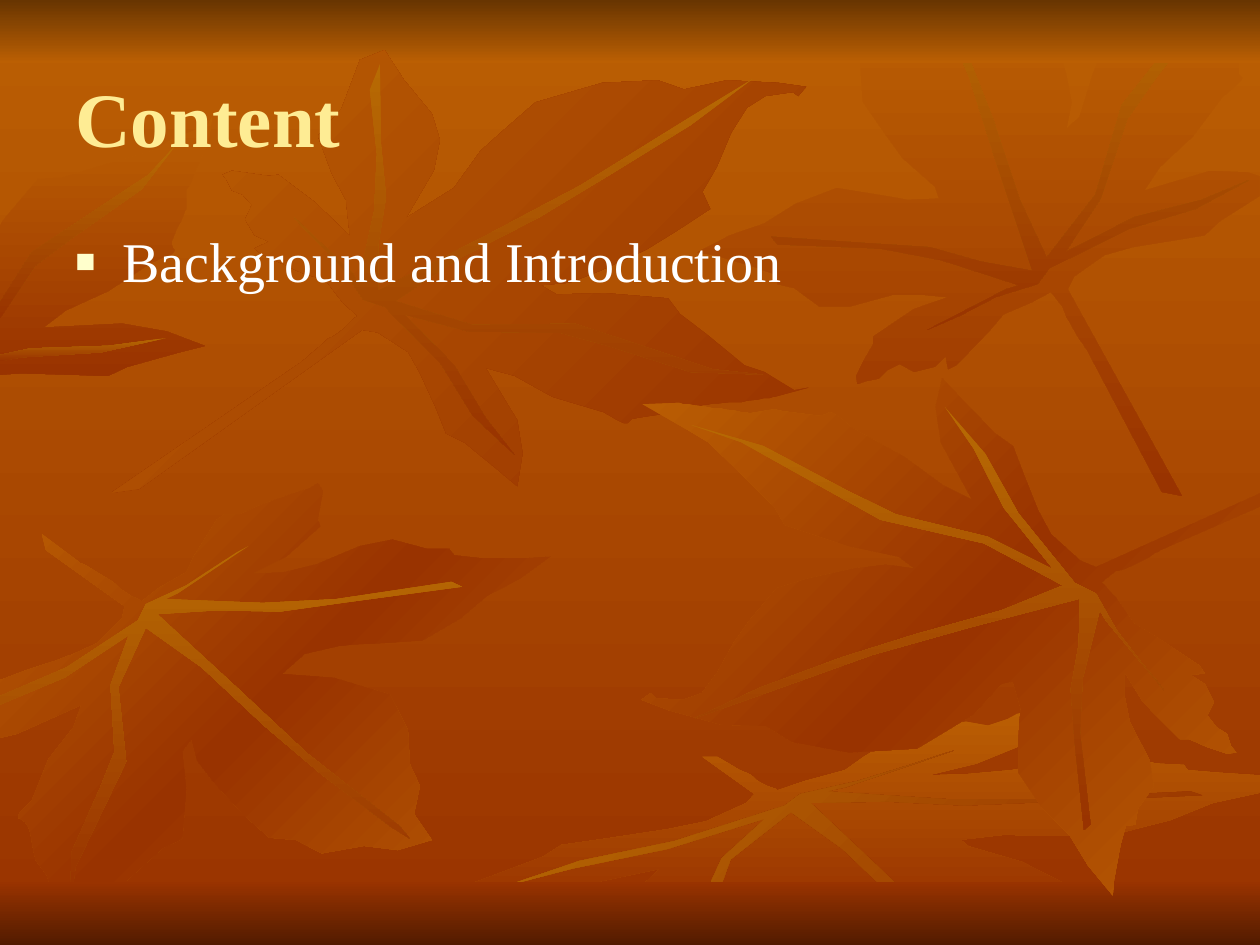
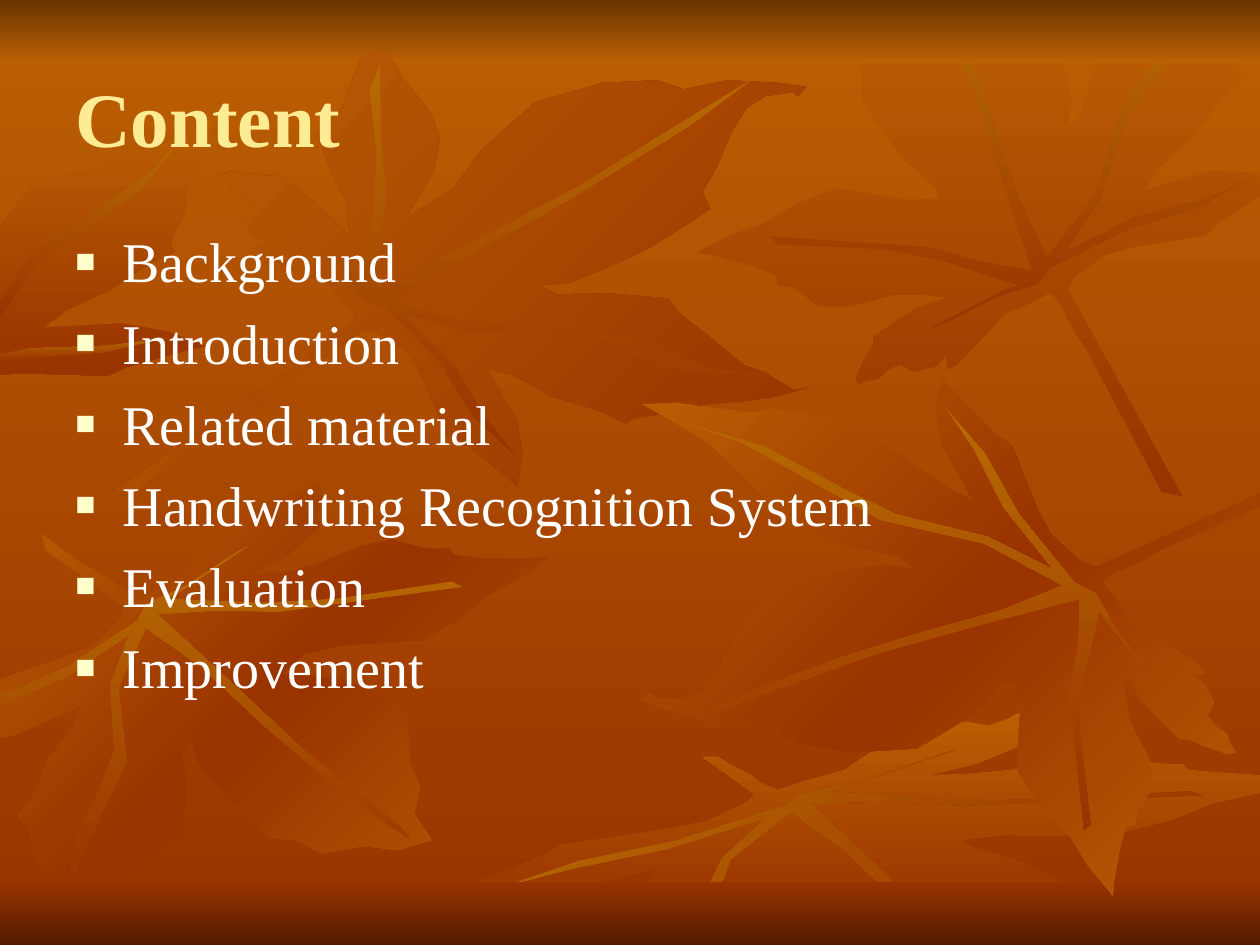
Before and after one commit to shaileshBhokare/honours, a slide deck: slide 2 of Dissertition/report/presentation.ppt. Drawn at 1260x945 pixels with LibreOffice and Linux fonts; fonts in the diff are those of the drawing. Boxes give left, top, right and bottom in pixels: in the first picture for what was removed or moved away, otherwise in the second. Text is boxed around its words. In the diff, an @@ line names an element or a change of style, - is before the commit and + after.

```diff
--- a/Dissertition/report/presentation.ppt
+++ b/Dissertition/report/presentation.ppt
@@ text at box(123, 243, 872, 699): text changed @@
-■ Background and Introduction
+■ Background
+■ Introduction
+■ Related material
+■ Handwriting Recognition System
+■ Evaluation
+■ Improvement
```
Also in this commit, not shown: 1 other slide changed, 19 slides added, 1 other file.
